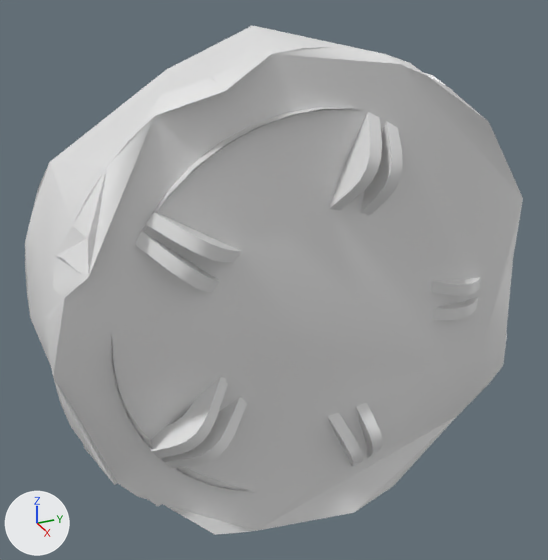
What one commit did to the glTF model public/models/cars/peugeot_206_wheel.glb.
The view is the same before and after, from a 50 mm camera at (2.242, -0.975, 1.073) aimed at (0.027, 0.021, -0.035). Arrows for +X, +Y and +Z are at lower left; the lights stay in place. The first picture is the older version. Vertices at exactly the same position are counted once.

Names of what the first picture shows: 'rim', 'tyre'.
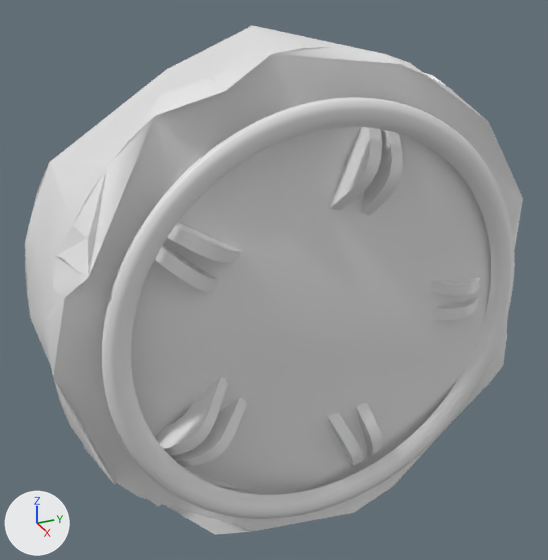
Boxes (x1, y1, x2, y2) around the edits, measured in the pictures (548 x 560 px):
'rim', reshaped (12% wider, 10% taller): before (111, 108, 480, 492); after (102, 97, 515, 519)
part 1 of me_rim, added: after (102, 97, 515, 519)

Diff of the bpy script that builds the scene:
```diff
--- a/public/models/cars/peugeot_206_wheel.glb.py
+++ b/public/models/cars/peugeot_206_wheel.glb.py
@@ me_rim @@
 # used by ob_rim; location = (0.0, 0.0, 0.0)
-me_rim.from_pydata(...)  # 3307 vertices, 6192 faces; spans x -0.5..0.5, y -0.638..0.638, z -0.638..0.638
+me_rim.from_pydata(...)  # 3889 vertices, 7152 faces; spans x -0.5..0.5, y -0.68..0.68, z -0.68..0.68
+# me_rim part 1: a new loose piece of 582 vertices spanning x 0.46..0.5, y -0.68..0.68, z -0.68..0.68
```
